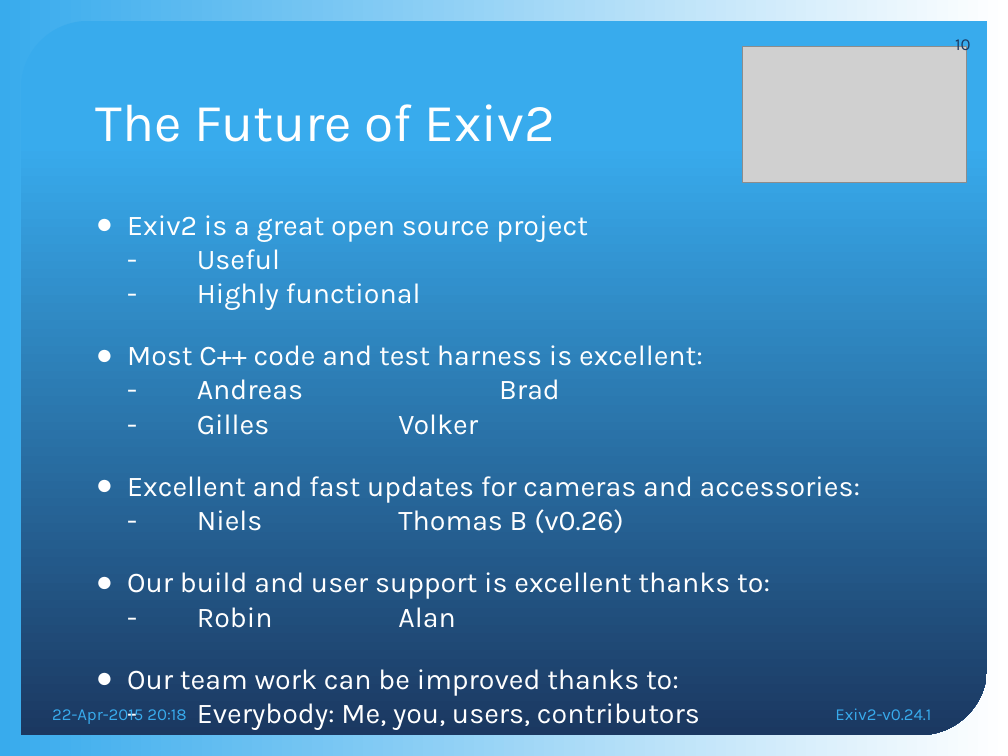
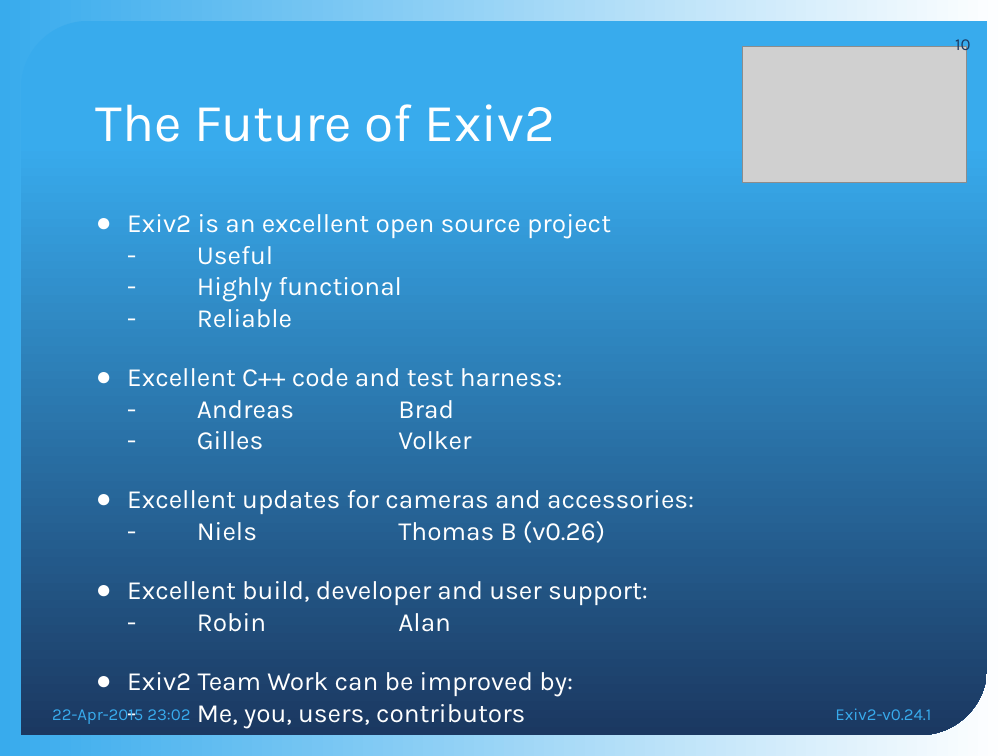
Before and after one commit to nehaljwani/team.exiv2.org, a slide deck: slide 10 of meetings/Exiv2-v0.24.1.pptx. Drawn at 1008x756 pixels with LibreOffice and Linux fonts; fonts in the diff are those of the drawing; grey boxes stand for pictures; background and template pictures are left out. Boxes give left, top, right and bottom in pixels: in the first picture for what was removed or moved away, otherwise in the second. Text is boxed around its words. In the diff, an @@ line names an element or a change of style, - is before the commit and + after.

```diff
--- a/meetings/Exiv2-v0.24.1.pptx
+++ b/meetings/Exiv2-v0.24.1.pptx
@@ text at bbox=[127, 214, 694, 728]: text changed; size 20.4 to 18.7 pt @@
-● Exiv2 is a great open source project
-  - Useful
-  - Highly functional
-● Most C++ code and test harness is excellent:
-  - Andreas Brad
-  - Gilles Volker
-● Excellent and fast updates for cameras and accessories:
-  - Niels Thomas B (v0.26)
-● Our build and user support is excellent thanks to:
-  - Robin Alan
-● Our team work can be improved thanks to:
-  - Everybody: Me, you, users, contributors
+● Exiv2 is an excellent open source project
+  - Useful
+  - Highly functional
+  - Reliable
+● Excellent C++ code and test harness:
+  - Andreas Brad
+  - Gilles Volker
+● Excellent updates for cameras and accessories:
+  - Niels Thomas B (v0.26)
+● Excellent build, developer and user support:
+  - Robin Alan
+● Exiv2 Team Work can be improved by:
+  - Me, you, users, contributors
@@ text at bbox=[52, 709, 190, 724]: text changed @@
-22-Apr-2015 20:18
+22-Apr-2015 23:02
```
Also in this commit, not shown: 8 other slides changed, 1 other file.
